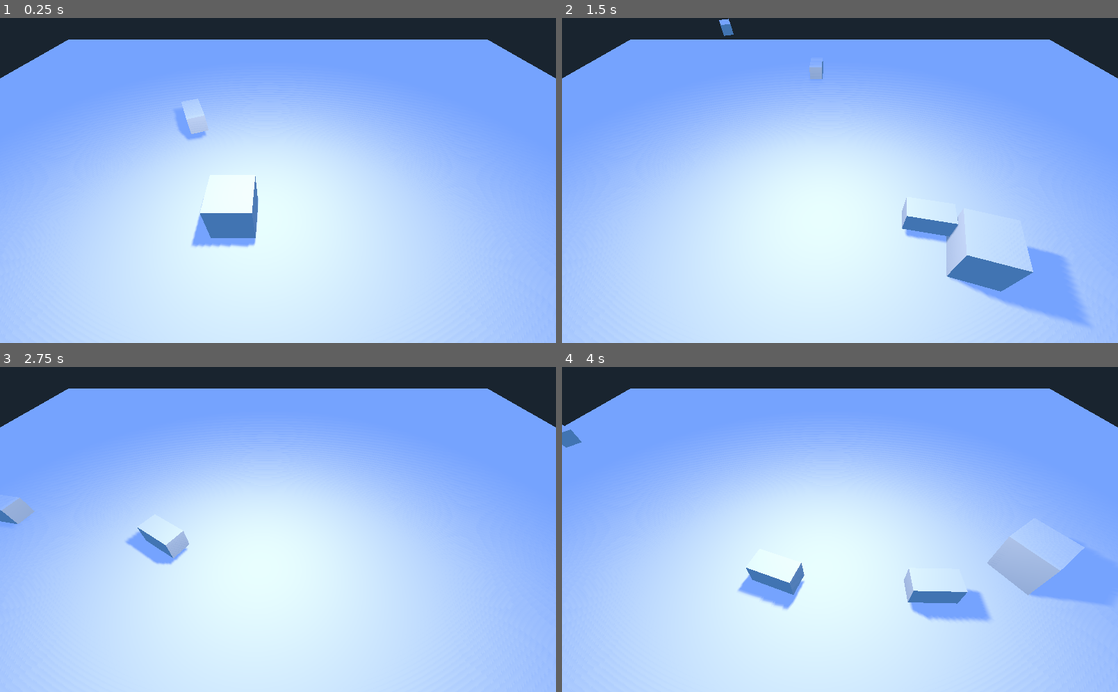
Above: before the commit, frames 1-4 (two rows, left to right).
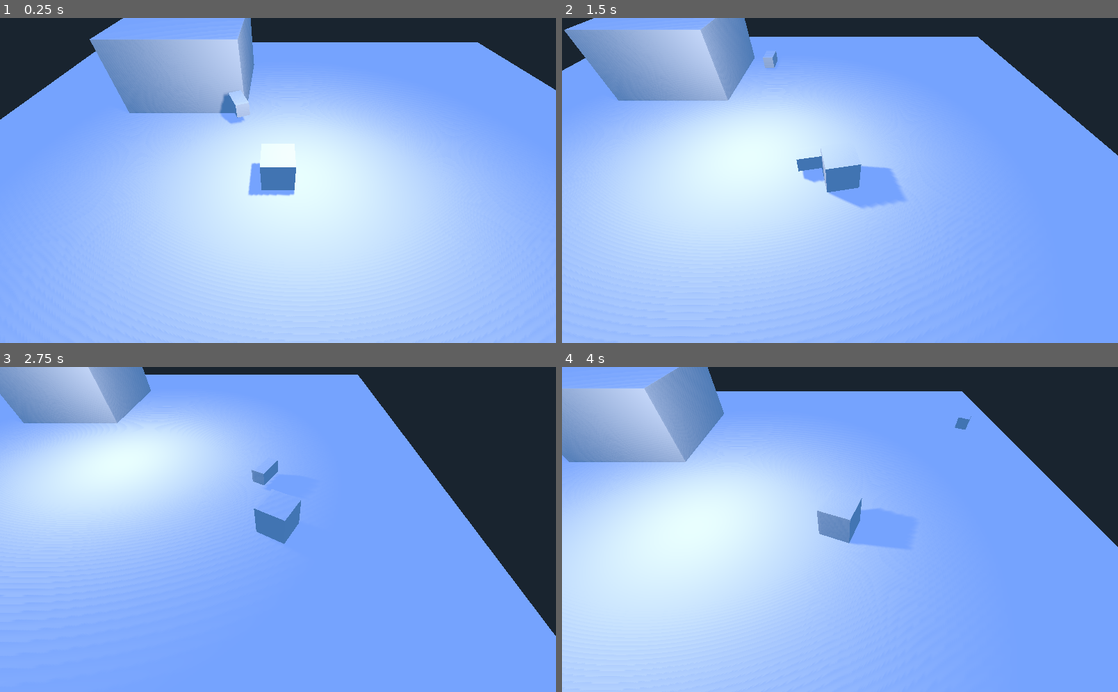
Above: after the commit, the same moments.

Repository: vodpox/ggj2019
Game: Godot game, scene res://Scenes/test.tscn
Same seed, same stepped clock (60 frames per second), same inputs: the game is played once before the commit and once after it.
Inputs (mouse positions are in pixels of both pictures, inside the frame that each line leads up to):
- Up to frame 1 (0.25 s): no input
- Up to frame 2 (1.5 s): tap Enter (ui_accept) at 0.5, 1.35 s; move the mouse to (962, 164) at 0.52 s; hold Right (ui_right) 0.53-1.28 s; hold Enter (ui_accept) 0.53-1.28 s; tap Space (ui_select) at 0.6 s; move the mouse to (728, 196) at 1.27 s; hold Down (ui_down) from 1.28 s (still down)
- Up to frame 3 (2.75 s): tap Enter (ui_accept) at 1.52, 1.82 s; tap Space (ui_select) at 1.55, 2.1 s; move the mouse to (333, 458) at 2.02 s; release Down (ui_down) at 2.03 s; hold Right (ui_right) from 2.03 s (still down); hold Enter (ui_accept) from 2.03 s (still down)
- Up to frame 4 (4 s): move the mouse to (812, 594) at 2.77 s; release Right (ui_right) at 2.78 s; release Enter (ui_accept) at 2.78 s; hold Up (ui_up) 2.78-3.53 s; tap Space (ui_select) at 2.85 s; tap Enter (ui_accept) at 3.02, 3.32 s; move the mouse to (1006, 578) at 3.52 s; hold Left (ui_left) from 3.53 s (still down); hold Enter (ui_accept) from 3.53 s (still down)

The runs differ from the first frame. In frame 1, 37% of the frame differs, in the area x 0-100%, y 0-100%; in frame 2, 59%; in frame 3, 83%; in frame 4, 67%.

Commit message:
house demo

Diff:
--- /dev/null
+++ b/Scenes/Camera.gd
@@ -0,0 +1,11 @@
+extends Camera
+
+var player
+
+func _ready():
+	player = get_node("../Player")
+	pass
+
+func _process(delta):
+	translation = player.translation + Vector3(0, 10, 10)
+	pass
--- a/Scenes/bullet.tscn
+++ b/Scenes/bullet.tscn
@@ -1,7 +1,6 @@
 [gd_scene load_steps=4 format=2]
 
 [ext_resource path="res://Scenes/bullet.gd" type="Script" id=1]
-
 
 [sub_resource type="BoxShape" id=1]
 
--- /dev/null
+++ b/Scenes/home.tscn
@@ -0,0 +1,82 @@
+[gd_scene load_steps=4 format=2]
+
+[sub_resource type="CubeMesh" id=1]
+
+custom_aabb = AABB( 0, 0, 0, 0, 0, 0 )
+size = Vector3( 2, 2, 2 )
+subdivide_width = 0
+subdivide_height = 0
+subdivide_depth = 0
+
+[sub_resource type="BoxShape" id=2]
+
+extents = Vector3( 1, 1, 1 )
+
+[sub_resource type="BoxShape" id=3]
+
+extents = Vector3( 1, 1, 1 )
+
+[node name="Home" type="StaticBody"]
+
+input_ray_pickable = true
+input_capture_on_drag = false
+collision_layer = 1
+collision_mask = 1
+friction = 1.0
+bounce = 0.0
+constant_linear_velocity = Vector3( 0, 0, 0 )
+constant_angular_velocity = Vector3( 0, 0, 0 )
+
+[node name="MeshInstance" type="MeshInstance" parent="." index="0"]
+
+transform = Transform( 5, 0, 0, 0, 3, 0, 0, 0, 5, 0, 0, 0 )
+layers = 1
+material_override = null
+cast_shadow = 1
+extra_cull_margin = 0.0
+use_in_baked_light = false
+lod_min_distance = 0.0
+lod_min_hysteresis = 0.0
+lod_max_distance = 0.0
+lod_max_hysteresis = 0.0
+mesh = SubResource( 1 )
+skeleton = NodePath("..")
+material/0 = null
+_sections_unfolded = [ "Transform" ]
+
+[node name="CollisionShape" type="CollisionShape" parent="." index="1"]
+
+transform = Transform( 5, 0, 0, 0, 3, 0, 0, 0, 5, 0, 0, 0 )
+shape = SubResource( 2 )
+disabled = false
+_sections_unfolded = [ "Transform" ]
+
+[node name="Area" type="Area" parent="." index="2"]
+
+transform = Transform( 7.5, 0, 0, 0, 4.5, 0, 0, 0, 7.5, 0, 0, 0 )
+input_ray_pickable = false
+input_capture_on_drag = false
+space_override = 0
+gravity_point = false
+gravity_distance_scale = 0.0
+gravity_vec = Vector3( 0, -1, 0 )
+gravity = 9.8
+linear_damp = 0.1
+angular_damp = 1.0
+priority = 0.0
+monitoring = true
+monitorable = true
+collision_layer = 1
+collision_mask = 1
+audio_bus_override = false
+audio_bus_name = "Master"
+reverb_bus_enable = false
+reverb_bus_name = "Master"
+reverb_bus_amount = 0.0
+reverb_bus_uniformity = 0.0
+_sections_unfolded = [ "Transform" ]
+
+[node name="CollisionShape" type="CollisionShape" parent="Area" index="0"]
+
+shape = SubResource( 3 )
+disabled = false
--- a/Scenes/player.gd
+++ b/Scenes/player.gd
@@ -5,11 +5,15 @@
 var magazine = magazine_size
 var bullet_cooldown = false
 
+var in_home = false
+var home_in_range = false
+
 var camera
 var bullet_scene
 
 func _ready():
 	camera = get_node("../Camera")
+	#camera = $Camera
 	bullet_scene = load("res://Scenes/bullet.tscn")
 
 func _physics_process(delta):
@@ -18,14 +22,15 @@
 
 	var dir = Vector3()
 
-	if (Input.is_action_pressed("ui_up")):
-		dir -= Vector3(0, 0, 1)
-	if (Input.is_action_pressed("ui_down")):
-		dir += Vector3(0, 0, 1)
-	if (Input.is_action_pressed("ui_left")):
-		dir -= Vector3(1, 0, 0)
-	if (Input.is_action_pressed("ui_right")):
-		dir += Vector3(1, 0, 0)
+	if (!in_home):
+		if (Input.is_action_pressed("ui_up")):
+			dir -= Vector3(0, 0, 1)
+		if (Input.is_action_pressed("ui_down")):
+			dir += Vector3(0, 0, 1)
+		if (Input.is_action_pressed("ui_left")):
+			dir -= Vector3(1, 0, 0)
+		if (Input.is_action_pressed("ui_right")):
+			dir += Vector3(1, 0, 0)
 
 	dir = dir.normalized() * delta * walk_speed
 
@@ -49,7 +54,7 @@
 
 func _process(delta):
 
-	if (Input.is_action_pressed("ui_accept") && magazine > 0 && !bullet_cooldown):
+	if (Input.is_action_pressed("ui_accept") && magazine > 0 && !bullet_cooldown && !in_home):
 
 		var bullet = bullet_scene.instance()
 		bullet.global_translate(get_translation())
@@ -62,7 +67,10 @@
 		if (magazine == 0):
 			$ReloadTimer.start()
 
-
+	if (Input.is_action_just_pressed("ui_select") && home_in_range):
+		in_home = !in_home
+		visible = !visible
+		$CollisionShape.disabled = !$CollisionShape.disabled
 
 
 func _on_BulletCooldown_timeout():
@@ -71,3 +79,13 @@
 
 func _on_ReloadTimer_timeout():
 	magazine = magazine_size
+
+
+func _on_HomeRange_area_entered(area):
+	# todo check if this is home?
+	home_in_range = true
+
+
+func _on_HomeRange_area_exited(area):
+	# todo check if this is home?
+	home_in_range = false
--- a/Scenes/player.tscn
+++ b/Scenes/player.tscn
@@ -1,7 +1,6 @@
-[gd_scene load_steps=4 format=2]
+[gd_scene load_steps=5 format=2]
 
 [ext_resource path="res://Scenes/player.gd" type="Script" id=1]
-
 
 [sub_resource type="BoxShape" id=1]
 
@@ -15,7 +14,11 @@
 subdivide_height = 0
 subdivide_depth = 0
 
-[node name="Player" type="KinematicBody" index="0"]
+[sub_resource type="SphereShape" id=3]
+
+radius = 1.0
+
+[node name="Player" type="KinematicBody"]
 
 input_ray_pickable = true
 input_capture_on_drag = false
@@ -65,6 +68,40 @@
 one_shot = true
 autostart = false
 
+[node name="HomeRange" type="Area" parent="." index="4"]
+
+input_ray_pickable = false
+input_capture_on_drag = false
+space_override = 0
+gravity_point = false
+gravity_distance_scale = 0.0
+gravity_vec = Vector3( 0, -1, 0 )
+gravity = 9.8
+linear_damp = 0.1
+angular_damp = 1.0
+priority = 0.0
+monitoring = true
+monitorable = true
+collision_layer = 1
+collision_mask = 1
+audio_bus_override = false
+audio_bus_name = "Master"
+reverb_bus_enable = false
+reverb_bus_name = "Master"
+reverb_bus_amount = 0.0
+reverb_bus_uniformity = 0.0
+
+[node name="CollisionShape" type="CollisionShape" parent="HomeRange" index="0"]
+
+transform = Transform( 3, 0, 0, 0, 3, 0, 0, 0, 3, 0, 0, 0 )
+shape = SubResource( 3 )
+disabled = false
+_sections_unfolded = [ "Transform" ]
+
 [connection signal="timeout" from="ReloadTimer" to="." method="_on_ReloadTimer_timeout"]
 
 [connection signal="timeout" from="BulletCooldown" to="." method="_on_BulletCooldown_timeout"]
+
+[connection signal="area_entered" from="HomeRange" to="." method="_on_HomeRange_area_entered"]
+
+[connection signal="area_exited" from="HomeRange" to="." method="_on_HomeRange_area_exited"]
--- a/Scenes/test.tscn
+++ b/Scenes/test.tscn
@@ -1,7 +1,9 @@
-[gd_scene load_steps=5 format=2]
+[gd_scene load_steps=7 format=2]
 
-[ext_resource path="res://Scenes/player.tscn" type="PackedScene" id=1]
-[ext_resource path="res://Scenes/bullet.tscn" type="PackedScene" id=2]
+[ext_resource path="res://Scenes/Camera.gd" type="Script" id=1]
+[ext_resource path="res://Scenes/player.tscn" type="PackedScene" id=2]
+[ext_resource path="res://Scenes/bullet.tscn" type="PackedScene" id=3]
+[ext_resource path="res://Scenes/home.tscn" type="PackedScene" id=4]
 
 [sub_resource type="BoxShape" id=1]
 
@@ -32,6 +34,7 @@
 size = 1.0
 near = 0.05
 far = 100.0
+script = ExtResource( 1 )
 
 [node name="OmniLight" type="OmniLight" parent="." index="1"]
 
@@ -94,6 +97,10 @@
 material/0 = null
 _sections_unfolded = [ "Transform" ]
 
-[node name="Bullet" parent="." index="4" instance=ExtResource( 2 )]
+[node name="Bullet" parent="." index="4" instance=ExtResource( 3 )]
 
 transform = Transform( 0.918206, 0, 0.396103, 0, 1, 0, -0.396103, 0, 0.918206, -3.47313, 0.710265, -2.65744 )
+
+[node name="Home" parent="." index="5" instance=ExtResource( 4 )]
+
+transform = Transform( 1, 0, 0, 0, 1, 0, 0, 0, 1, -9.73528, 1.63694, -12.5696 )
--- a/project.godot
+++ b/project.godot
@@ -14,6 +14,30 @@
 run/main_scene="res://Scenes/test.tscn"
 config/icon="res://icon.png"
 
+[input]
+
+ui_accept=[ Object(InputEventKey,"resource_local_to_scene":false,"resource_name":"","device":0,"alt":false,"shift":false,"control":false,"meta":false,"command":false,"pressed":false,"scancode":16777221,"unicode":0,"echo":false,"script":null)
+, Object(InputEventKey,"resource_local_to_scene":false,"resource_name":"","device":0,"alt":false,"shift":false,"control":false,"meta":false,"command":false,"pressed":false,"scancode":16777222,"unicode":0,"echo":false,"script":null)
+, Object(InputEventJoypadButton,"resource_local_to_scene":false,"resource_name":"","device":0,"button_index":0,"pressure":0.0,"pressed":false,"script":null)
+, Object(InputEventMouseButton,"resource_local_to_scene":false,"resource_name":"","device":0,"alt":false,"shift":false,"control":false,"meta":false,"command":false,"button_mask":0,"position":Vector2( 0, 0 ),"global_position":Vector2( 0, 0 ),"factor":1.0,"button_index":1,"pressed":false,"doubleclick":false,"script":null)
+ ]
+ui_left=[ Object(InputEventKey,"resource_local_to_scene":false,"resource_name":"","device":0,"alt":false,"shift":false,"control":false,"meta":false,"command":false,"pressed":false,"scancode":16777231,"unicode":0,"echo":false,"script":null)
+, Object(InputEventJoypadButton,"resource_local_to_scene":false,"resource_name":"","device":0,"button_index":14,"pressure":0.0,"pressed":false,"script":null)
+, Object(InputEventKey,"resource_local_to_scene":false,"resource_name":"","device":0,"alt":false,"shift":false,"control":false,"meta":false,"command":false,"pressed":false,"scancode":65,"unicode":0,"echo":false,"script":null)
+ ]
+ui_right=[ Object(InputEventKey,"resource_local_to_scene":false,"resource_name":"","device":0,"alt":false,"shift":false,"control":false,"meta":false,"command":false,"pressed":false,"scancode":16777233,"unicode":0,"echo":false,"script":null)
+, Object(InputEventJoypadButton,"resource_local_to_scene":false,"resource_name":"","device":0,"button_index":15,"pressure":0.0,"pressed":false,"script":null)
+, Object(InputEventKey,"resource_local_to_scene":false,"resource_name":"","device":0,"alt":false,"shift":false,"control":false,"meta":false,"command":false,"pressed":false,"scancode":68,"unicode":0,"echo":false,"script":null)
+ ]
+ui_up=[ Object(InputEventKey,"resource_local_to_scene":false,"resource_name":"","device":0,"alt":false,"shift":false,"control":false,"meta":false,"command":false,"pressed":false,"scancode":16777232,"unicode":0,"echo":false,"script":null)
+, Object(InputEventJoypadButton,"resource_local_to_scene":false,"resource_name":"","device":0,"button_index":12,"pressure":0.0,"pressed":false,"script":null)
+, Object(InputEventKey,"resource_local_to_scene":false,"resource_name":"","device":0,"alt":false,"shift":false,"control":false,"meta":false,"command":false,"pressed":false,"scancode":87,"unicode":0,"echo":false,"script":null)
+ ]
+ui_down=[ Object(InputEventKey,"resource_local_to_scene":false,"resource_name":"","device":0,"alt":false,"shift":false,"control":false,"meta":false,"command":false,"pressed":false,"scancode":16777234,"unicode":0,"echo":false,"script":null)
+, Object(InputEventJoypadButton,"resource_local_to_scene":false,"resource_name":"","device":0,"button_index":13,"pressure":0.0,"pressed":false,"script":null)
+, Object(InputEventKey,"resource_local_to_scene":false,"resource_name":"","device":0,"alt":false,"shift":false,"control":false,"meta":false,"command":false,"pressed":false,"scancode":83,"unicode":0,"echo":false,"script":null)
+ ]
+
 [rendering]
 
 environment/default_environment="res://default_env.tres"
Not shown: 1 places in Scenes/test.tscn that only renumber resources
